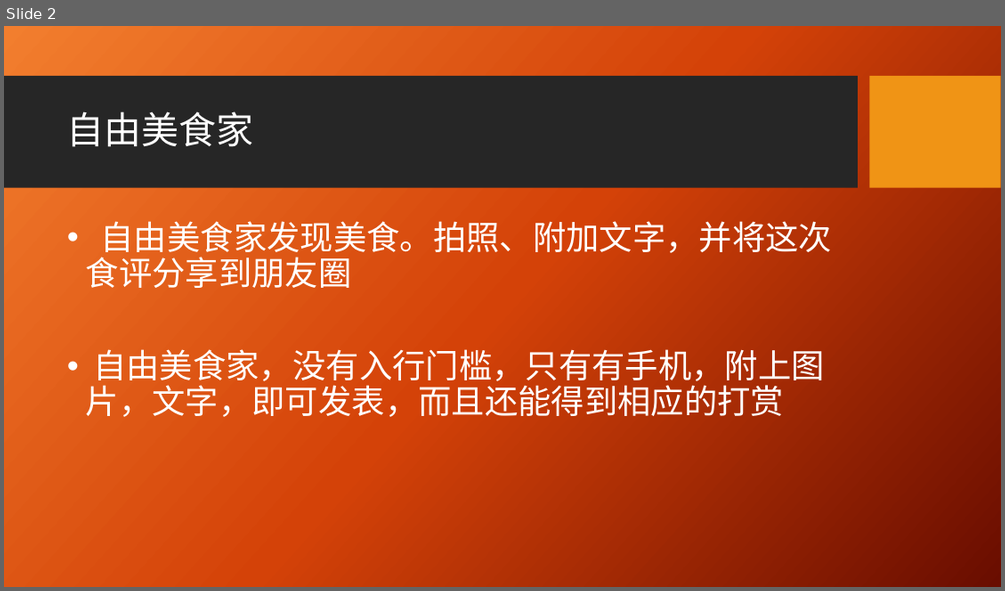
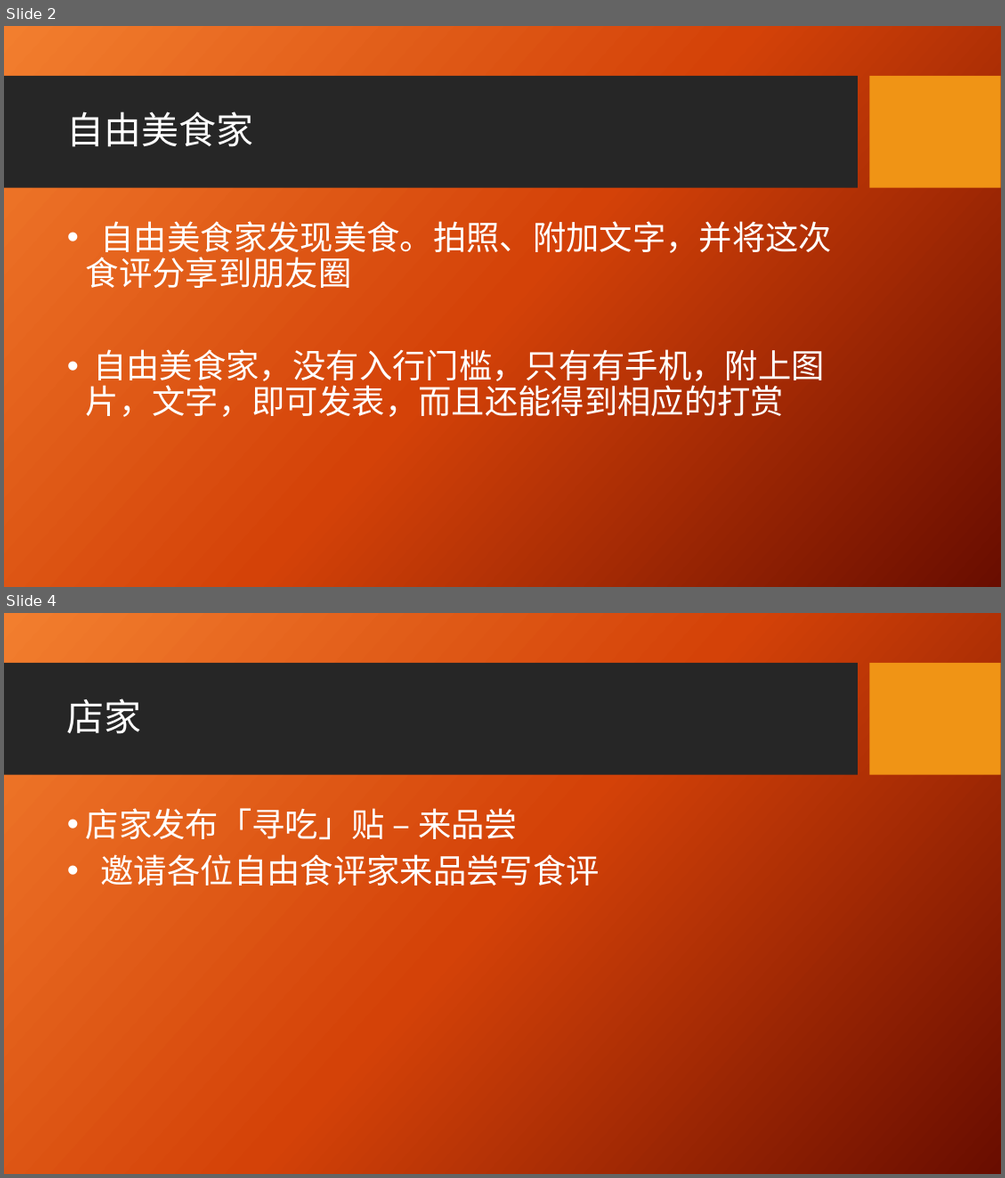
Before and after one commit to lucien0coder/toBeAventor, a slide deck: business/vendor.pptx. Shown one above the other, each under a label of ours: slide 2 before the commit, slides 2 and 4 after it; the slides between them are not shown. The pictures are 1005x591 and 1005x1178 pixels, drawn with LibreOffice and Linux fonts; fonts in the diff are those of the drawing; background and template pictures are left out. Boxes give left, top, right and bottom in pixels: in the first picture for what was removed or moved away, otherwise in the second. Text is boxed around its words. In the diff, an @@ line names an element or a change of style, - is before the commit and + after.

```diff
--- a/business/vendor.pptx
+++ b/business/vendor.pptx
@@ slide 4 added at bbox=[4, 613, 1001, 1174], background picture (left out); not listed: 2 template elements that a slide beside it also shows @@
@@ title added at bbox=[67, 698, 142, 734], 36 pt, text #FFFFFF @@
+店家
@@ text added at bbox=[86, 808, 599, 885], 32 pt, text #FFFFFF @@
+• 店家发布「寻吃」贴 – 来品尝
+• 邀请各位自由食评家来品尝写食评
```
Also in this commit, not shown: 3 slides changed, 5 other files.
